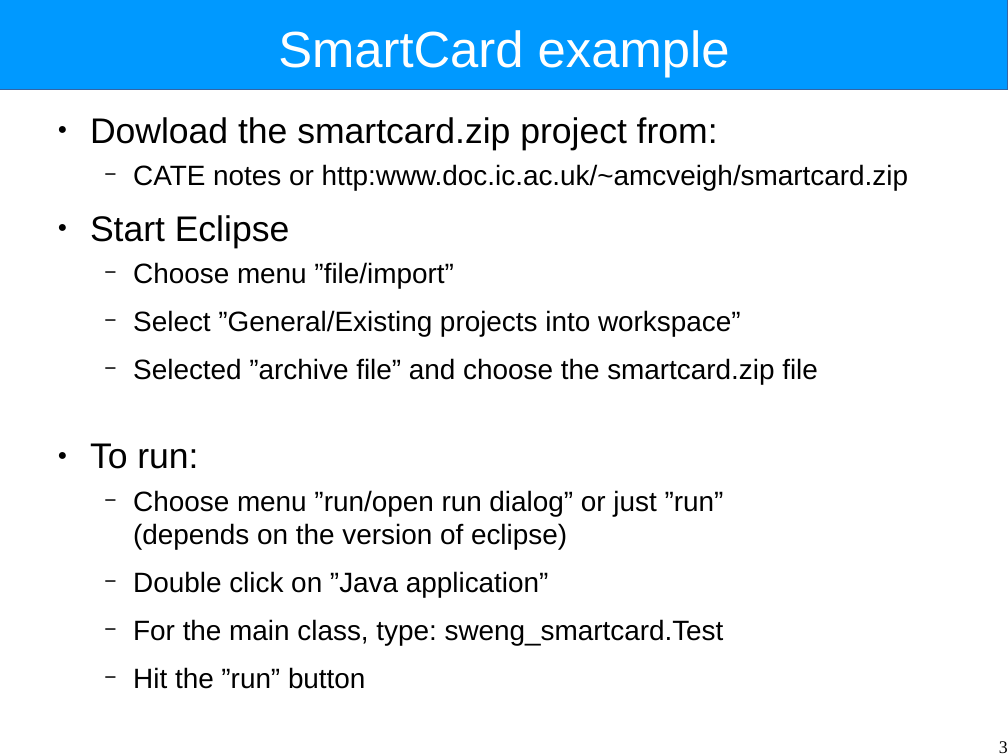
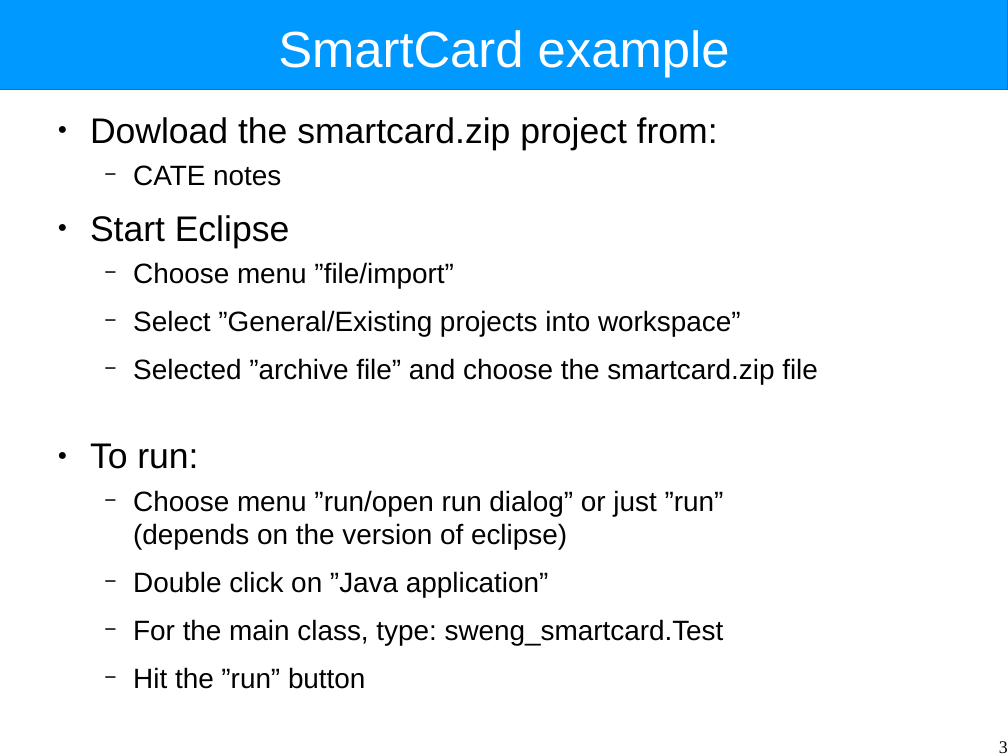
Before and after one commit to Intrinsarc/intrinsarc-evolve, a slide deck: slide 3 of Academic Work/lectures/system-structure-tutorial.odp. Drawn at 1008x756 pixels with LibreOffice and Linux fonts; fonts in the diff are those of the drawing. Boxes give left, top, right and bottom in pixels: in the first picture for what was removed or moved away, otherwise in the second. Text is boxed around its words. In the diff, an @@ line names an element or a change of style, - is before the commit and + after.

```diff
--- a/Academic Work/lectures/system-structure-tutorial.odp
+++ b/Academic Work/lectures/system-structure-tutorial.odp
@@ text at (x1=133, y1=165, x2=281, y2=186): text changed @@
-  − CATE notes or http:www.doc.ic.ac.uk/~amcveigh/smartcard.zip
+  − CATE notes
```
Also in this commit, not shown: 2 other slides changed, 1 other file.
